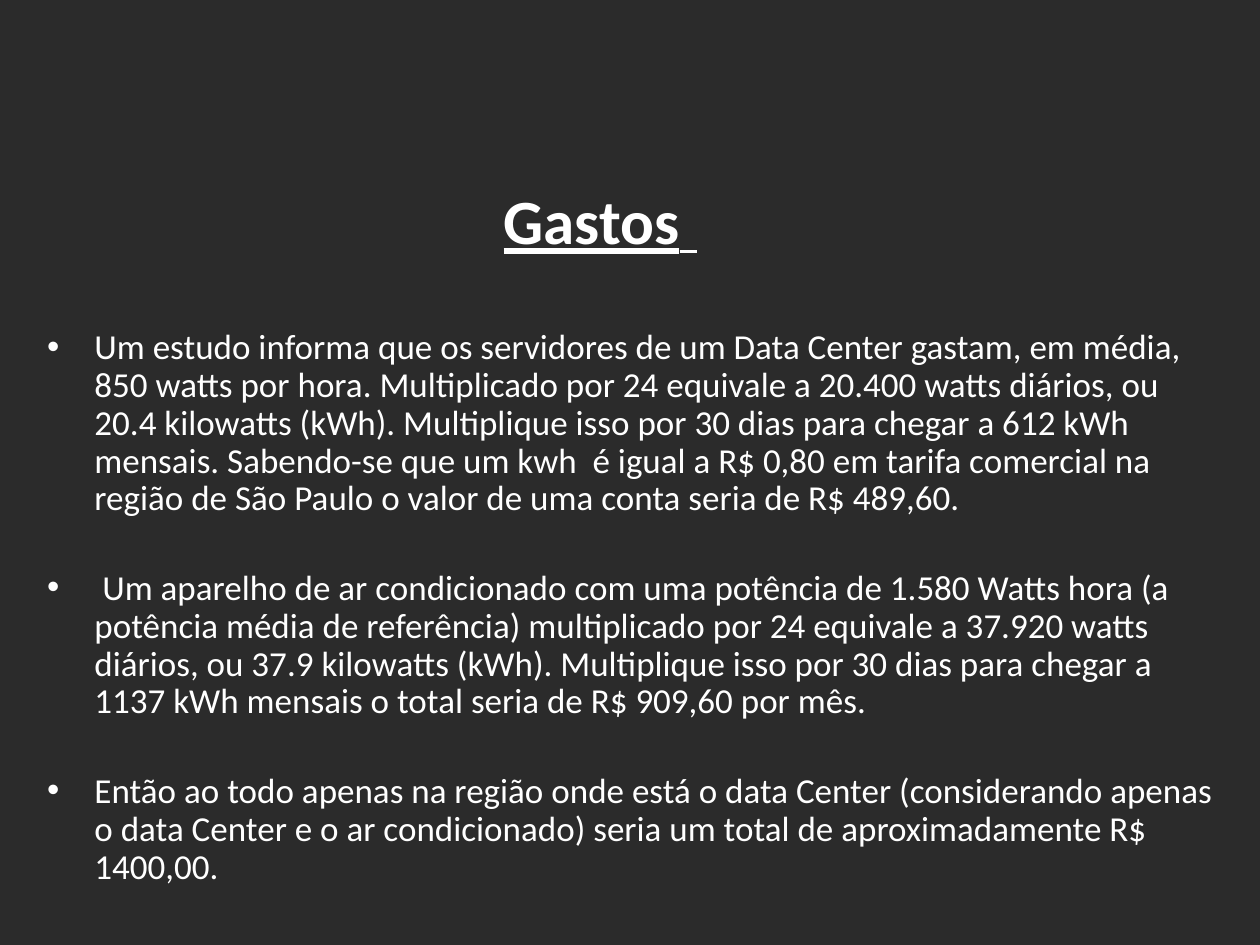
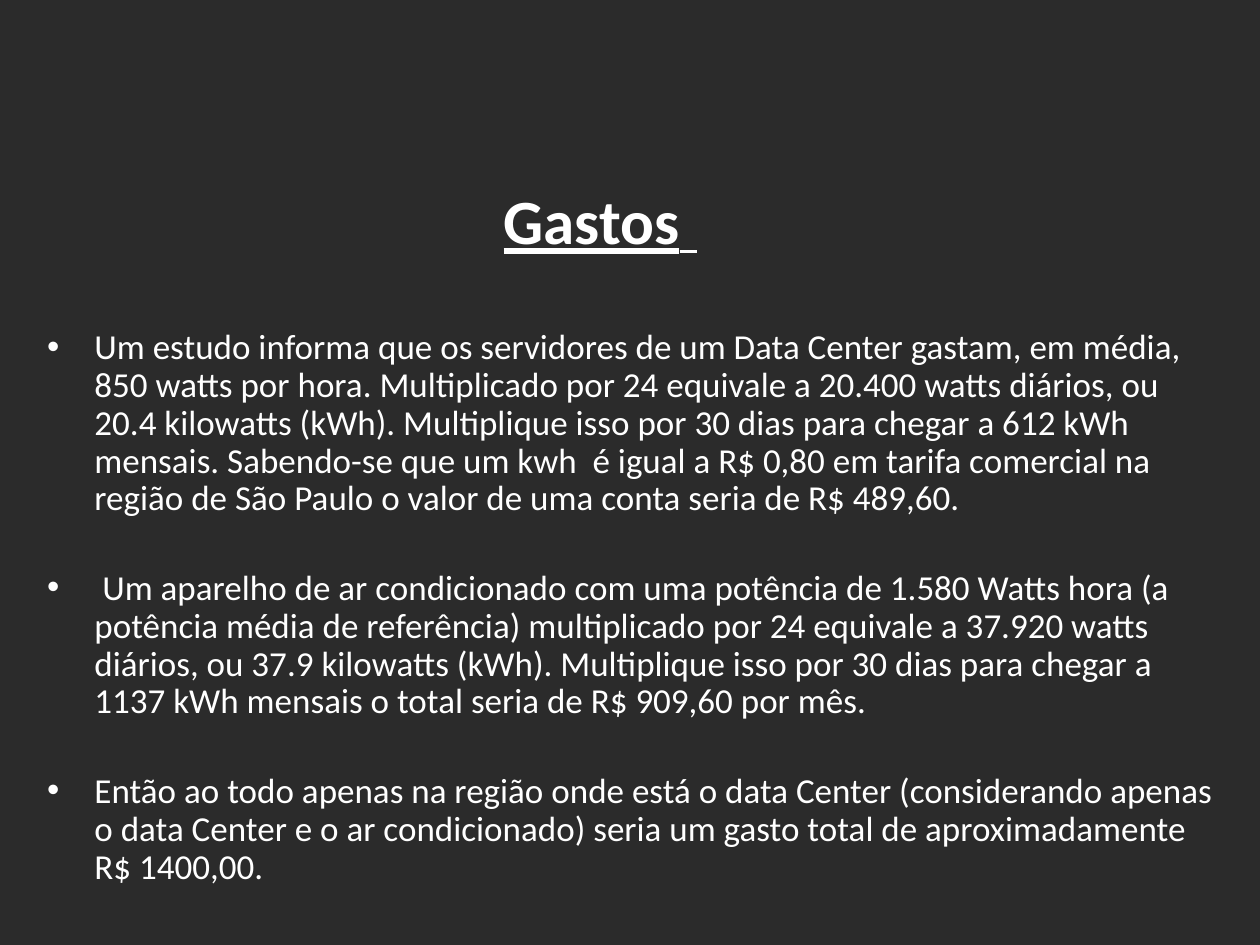
Before and after one commit to viniciushcano/PI-1o-semestre, a slide deck: slide 3 of ppt/DataCenter.pptx (slide 4 before the commit). Drawn at 1260x945 pixels with LibreOffice and Linux fonts; fonts in the diff are those of the drawing; background and template pictures are left out; a plain dark background stands for a picture behind light text. Boxes give left, top, right and bottom in pixels: in the first picture for what was removed or moved away, otherwise in the second. Text is boxed around its words. In the diff, an @@ line names an element or a change of style, - is before the commit and + after.

```diff
--- a/ppt/DataCenter.pptx
+++ b/ppt/DataCenter.pptx
@@ text at (94, 777, 1211, 884): text changed @@
-• Então ao todo apenas na região onde está o data Center (considerando apenas o data Center e o ar condicionado) seria um total de aproximadamente R$ 1400,00.
+• Então ao todo apenas na região onde está o data Center (considerando apenas o data Center e o ar condicionado) seria um gasto total de aproximadamente R$ 1400,00.
```
Also in this commit, not shown: 3 other slides changed, 1 slide removed.
